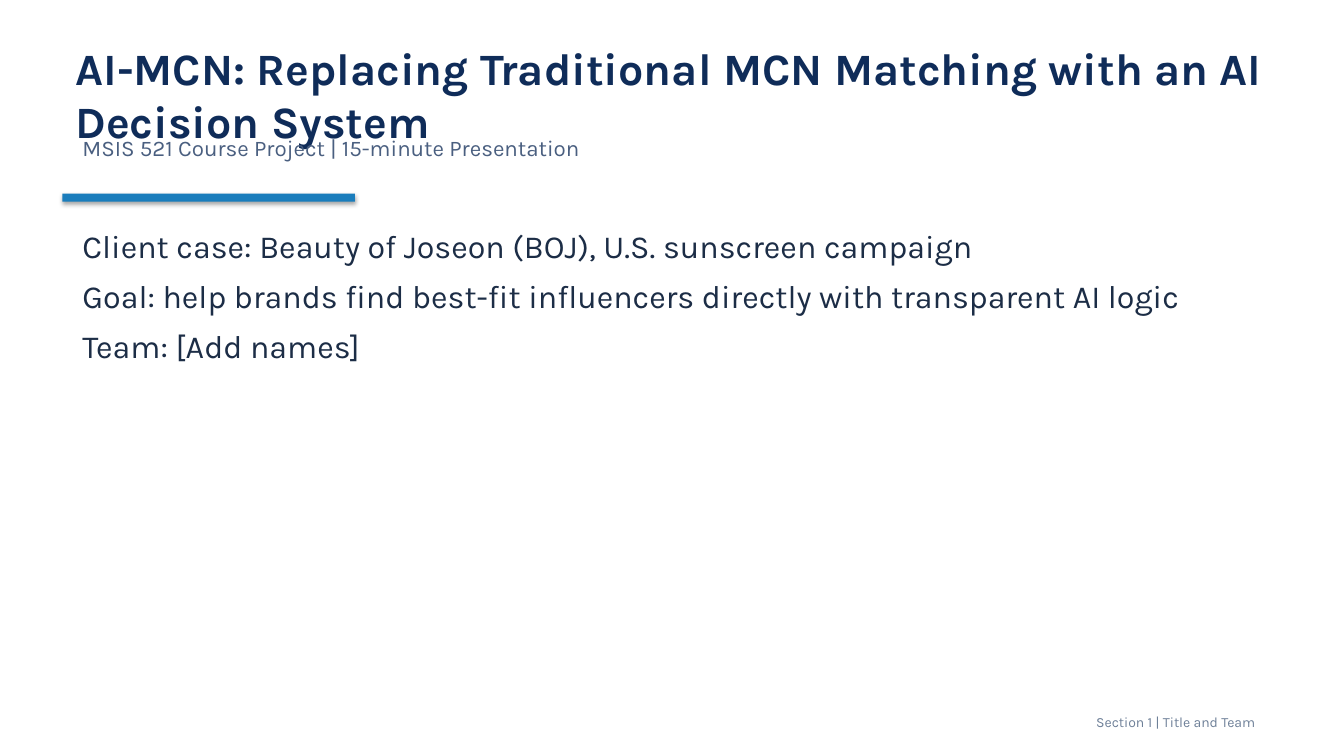
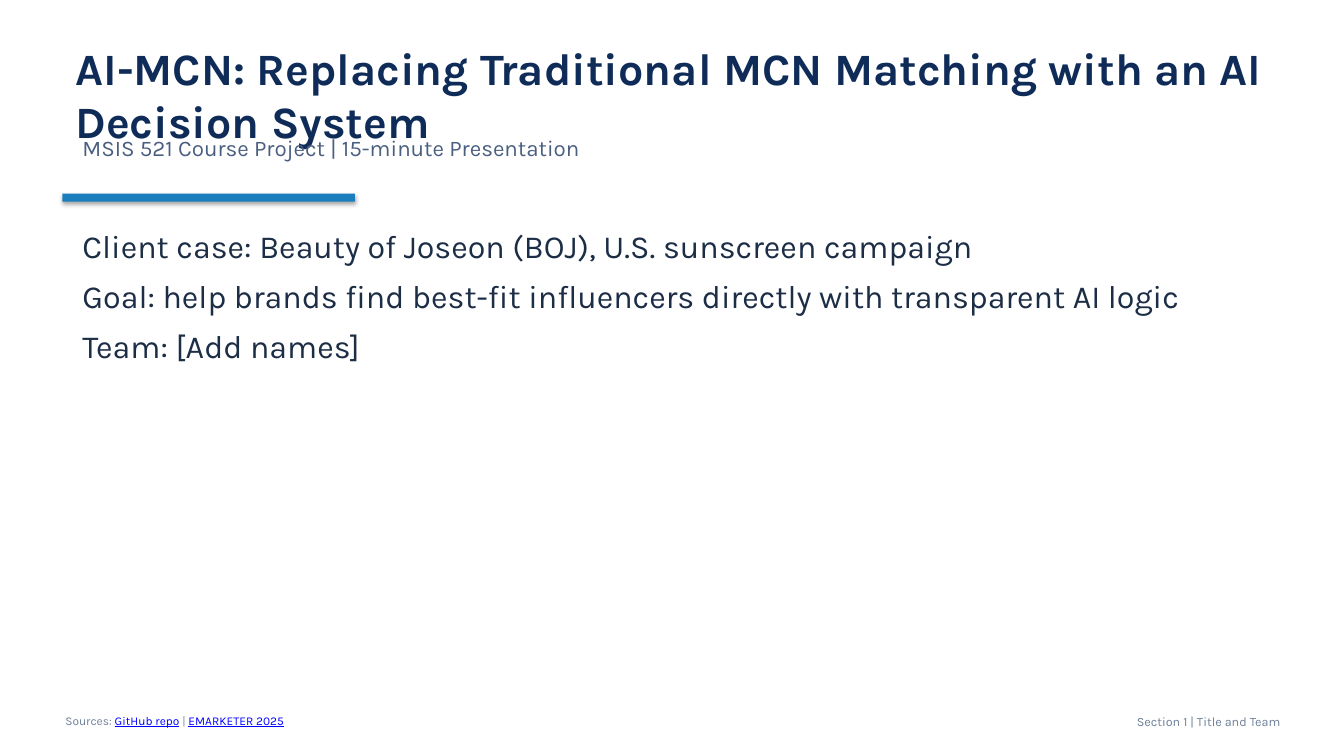
Before and after one commit to AliceEom/AI_MCN, a slide deck: slide 1 of slides/AI_MCN_Final_Presentation_EN.pptx. Drawn at 1344x756 pixels with LibreOffice and Linux fonts; fonts in the diff are those of the drawing. Boxes give left, top, right and bottom in pixels: in the first picture for what was removed or moved away, otherwise in the second. Text is boxed around its words. In the diff, an @@ line names an element or a change of style, - is before the commit and + after.

Commit message:
Expand research references and add per-slide source links

```diff
--- a/slides/AI_MCN_Final_Presentation_EN.pptx
+++ b/slides/AI_MCN_Final_Presentation_EN.pptx
@@ text added at <box>65,717,284,728</box>, 8.5 pt, text #0000FF, underline @@
+Sources: GitHub repo | EMARKETER 2025
@@ text "Section 1 | Title and ...": place and size @@
-text "Section 1 | Title and ..." at <box>1096,717,1255,727</box>
+text "Section 1 | Title and ..." at <box>1137,717,1281,726</box>
@@ text "Section 1 | Title and ..." at <box>1137,717,1281,726</box>: size 10 to 9 pt @@
```
Also in this commit, not shown: 14 other slides changed, 2 other files.
